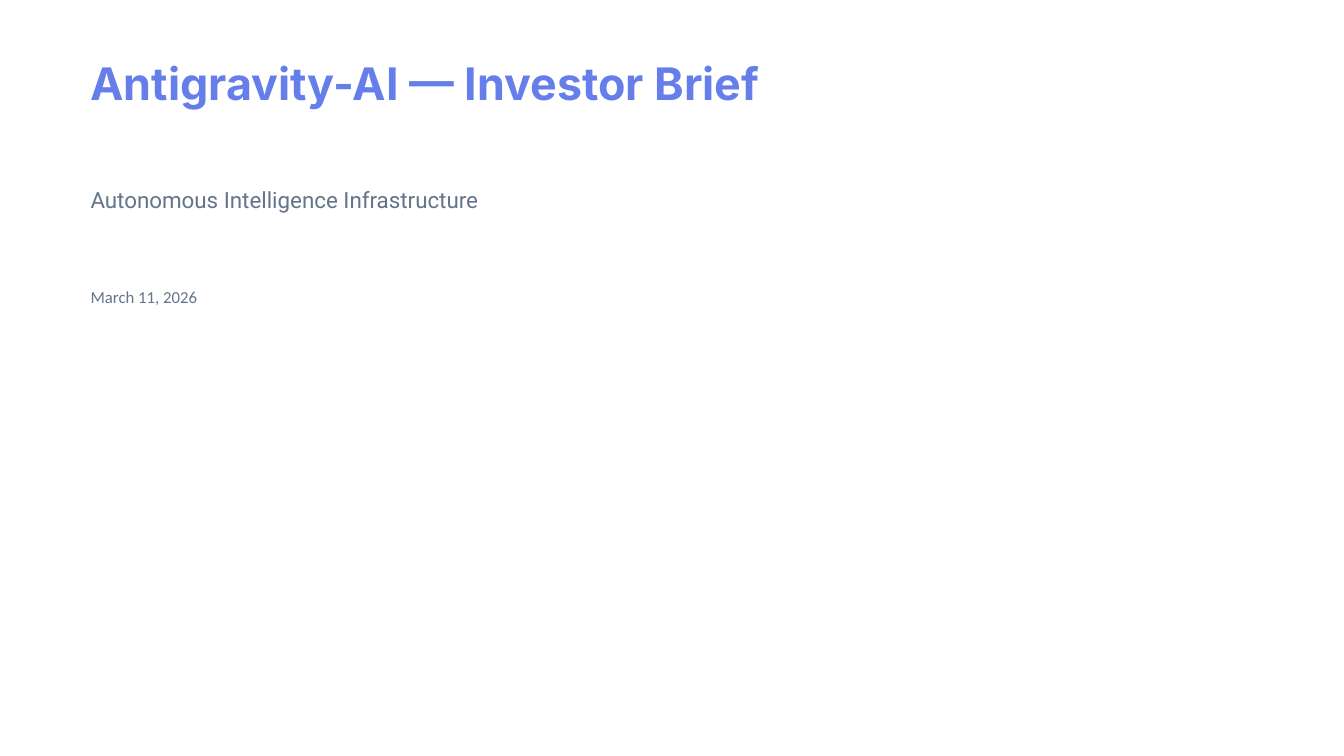
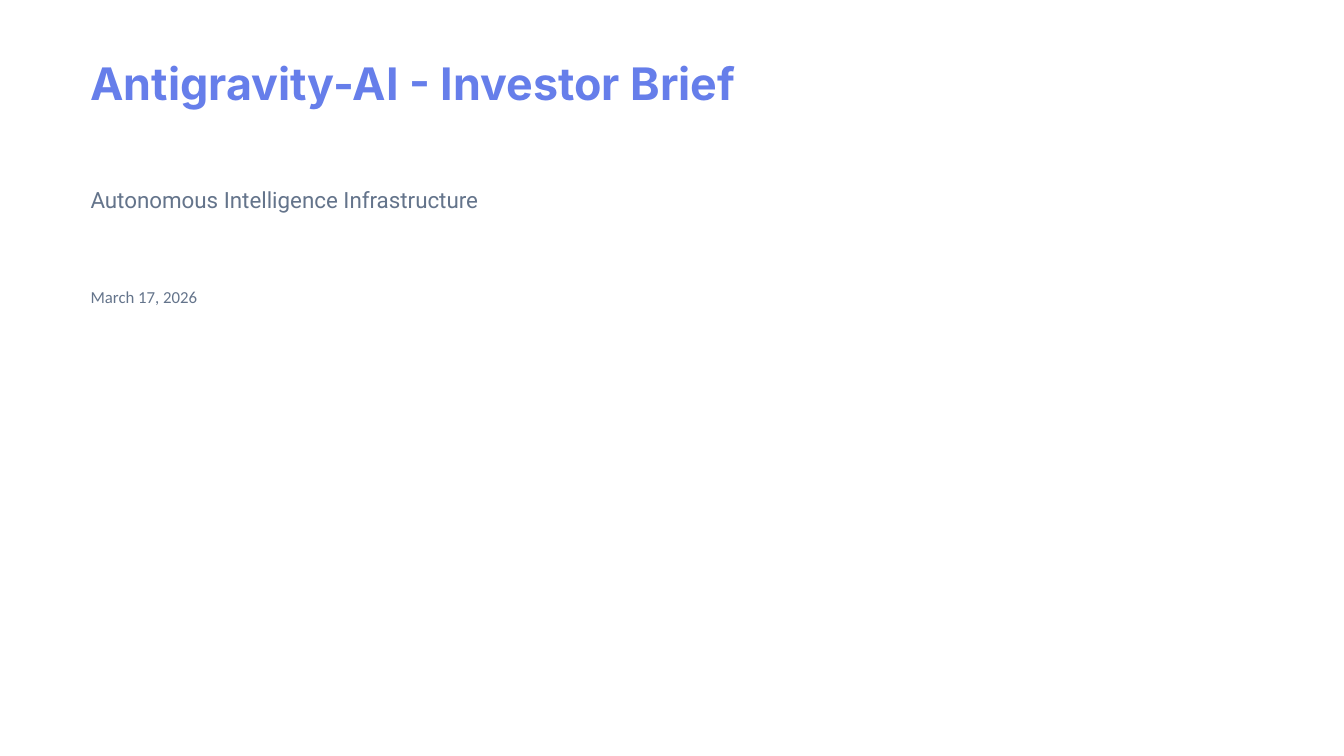
Before and after one commit to maurop70/Meta_App_Factory2, a slide deck: slide 1 of data/executive_reports/Delegate_AI_Investor_Pitch.pptx. Drawn at 1344x756 pixels with LibreOffice and Linux fonts; fonts in the diff are those of the drawing. Boxes give left, top, right and bottom in pixels: in the first picture for what was removed or moved away, otherwise in the second. Text is boxed around its words. In the diff, an @@ line names an element or a change of style, - is before the commit and + after.

```diff
--- a/data/executive_reports/Delegate_AI_Investor_Pitch.pptx
+++ b/data/executive_reports/Delegate_AI_Investor_Pitch.pptx
@@ text at (91, 65, 736, 110): text changed @@
-Antigravity-AI — Investor Brief
+Antigravity-AI - Investor Brief
@@ text at (91, 291, 197, 305): text changed @@
-March 11, 2026
+March 17, 2026
```
Also in this commit, not shown: 4 other slides changed, 2 slides added, 1 slide removed, 32 other files.
